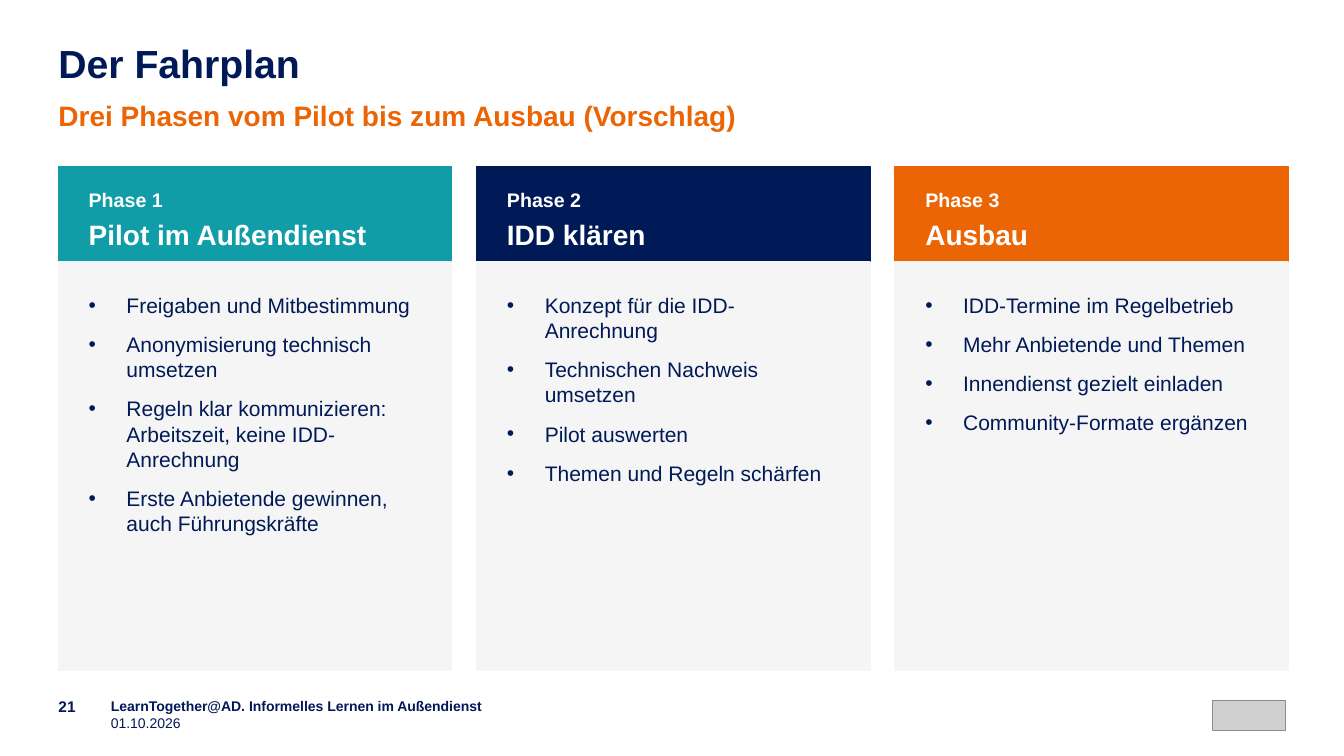
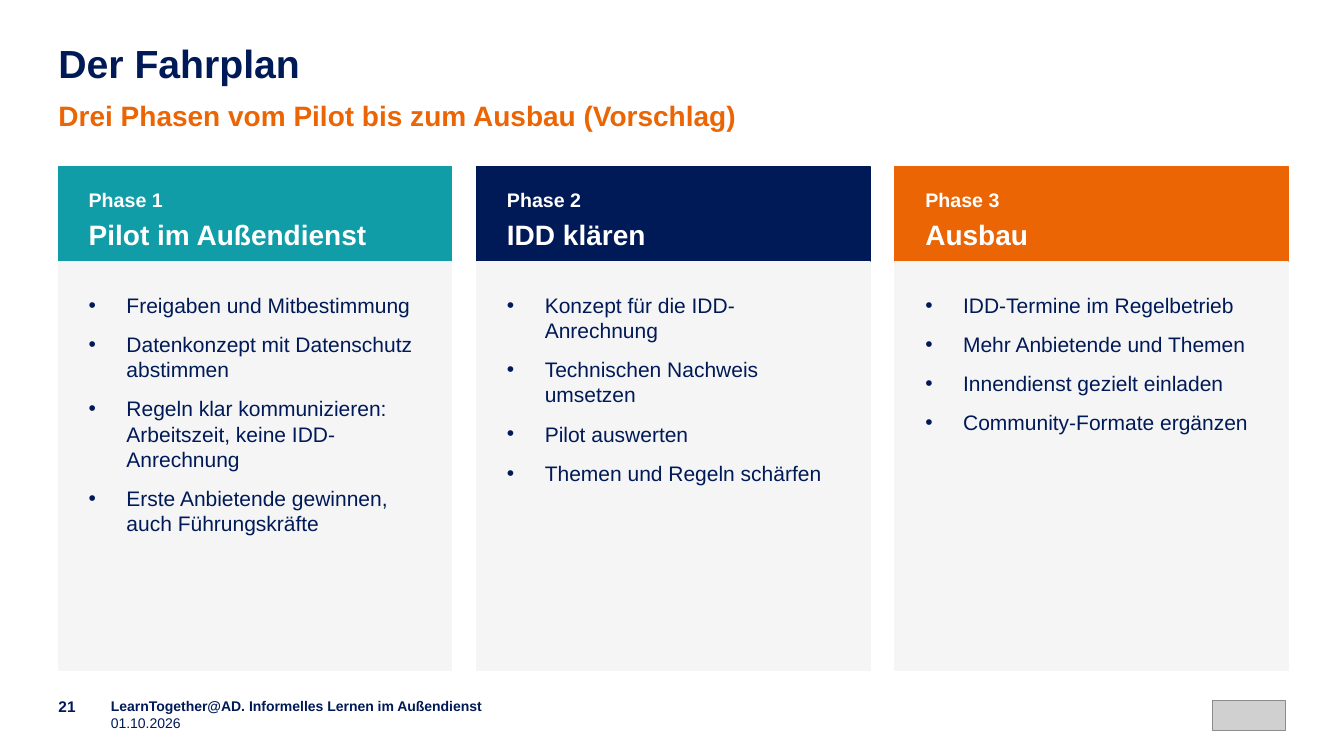
Before and after one commit to emplush/ruv_learntogether, a slide deck: slide 21 of docs/LearnTogether-AD_Praesentation.pptx. Drawn at 1344x756 pixels with LibreOffice and Linux fonts; fonts in the diff are those of the drawing; grey boxes stand for pictures. Boxes give left, top, right and bottom in pixels: in the first picture for what was removed or moved away, otherwise in the second. Text is boxed around its words. In the diff, an @@ line names an element or a change of style, - is before the commit and + after.

```diff
--- a/docs/LearnTogether-AD_Praesentation.pptx
+++ b/docs/LearnTogether-AD_Praesentation.pptx
@@ text at [126,336,412,378]: text changed @@
-• Anonymisierung technisch umsetzen
+• Datenkonzept mit Datenschutz abstimmen
```
Also in this commit, not shown: 4 other slides changed, 34 other files.
